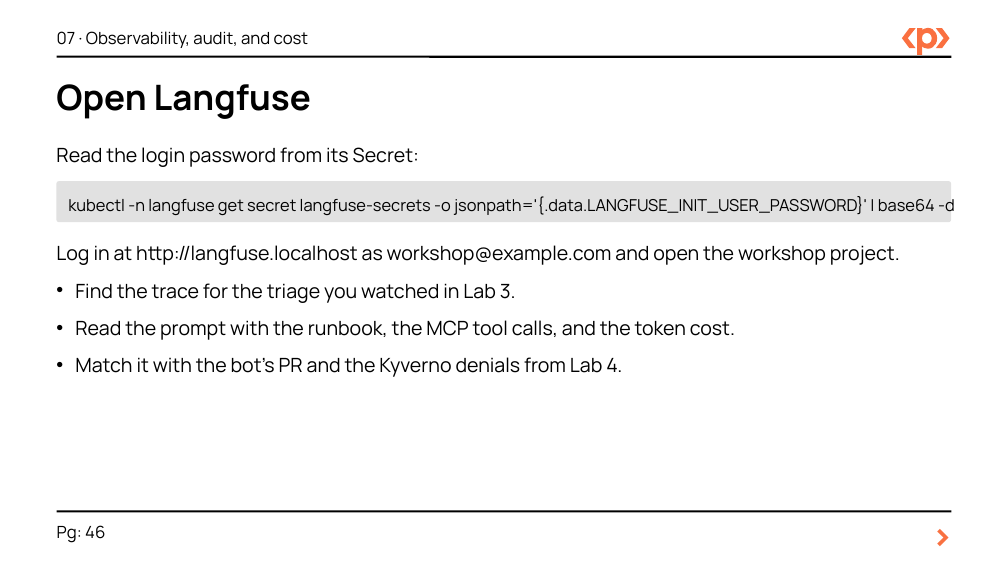
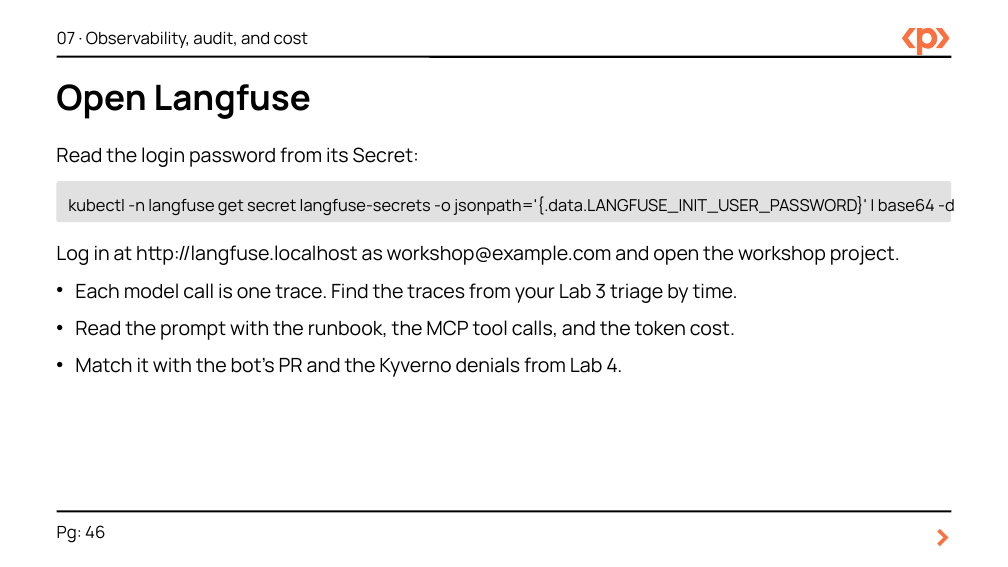
Before and after one commit to focuslight-nr/agentic-idp-packt, a slide deck: slide 46 of slides/agentic-idp-workshop.pptx. Drawn at 1008x567 pixels with LibreOffice and Linux fonts; fonts in the diff are those of the drawing. Boxes give left, top, right and bottom in pixels: in the first picture for what was removed or moved away, otherwise in the second. Text is boxed around its words. In the diff, an @@ line names an element or a change of style, - is before the commit and + after.

```diff
--- a/slides/agentic-idp-workshop.pptx
+++ b/slides/agentic-idp-workshop.pptx
@@ text at [75, 283, 738, 303]: text changed @@
-• Find the trace for the triage you watched in Lab 3.
+• Each model call is one trace. Find the traces from your Lab 3 triage by time.
```
Also in this commit, not shown: 2 other slides changed, 13 other files.
